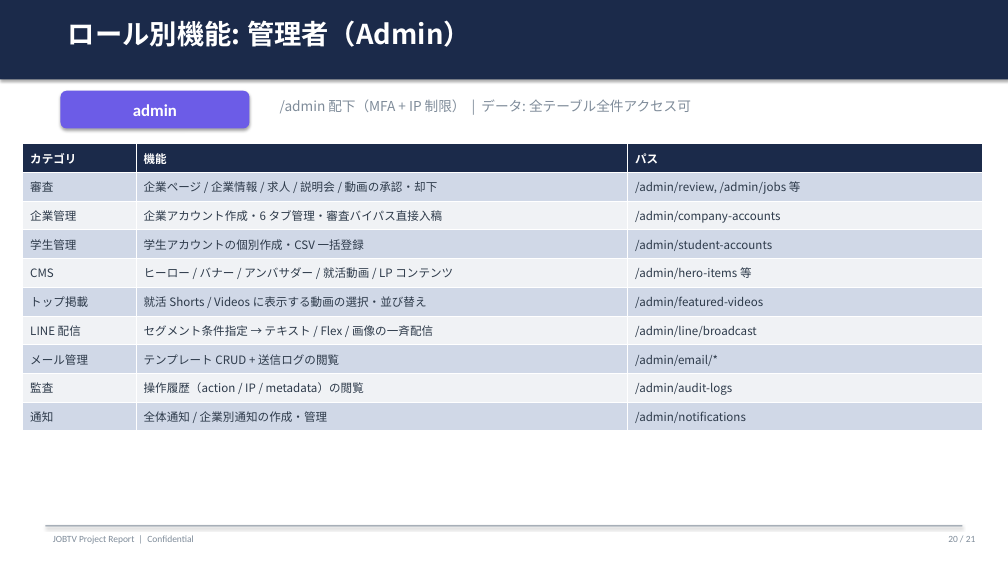
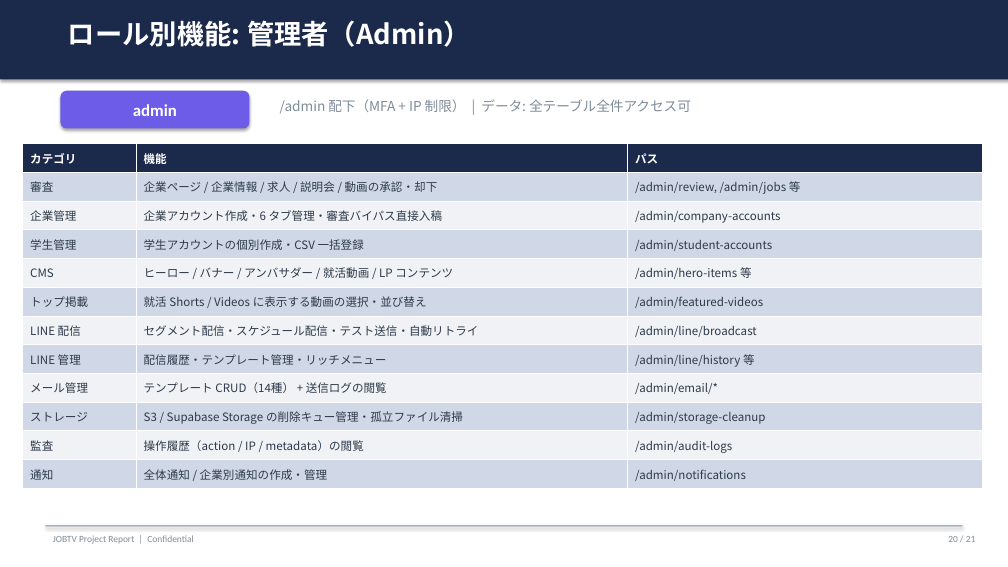
Before and after one commit to o-tatsuki1029/jobtv-app, a slide deck: slide 20 of docs/presentations/jobtv_executive_report.pptx. Drawn at 1008x567 pixels with LibreOffice and Linux fonts; fonts in the diff are those of the drawing. Boxes give left, top, right and bottom in pixels: in the first picture for what was removed or moved away, otherwise in the second. Text is boxed around its words. In the diff, an @@ line names an element or a change of style, - is before the commit and + after.

```diff
--- a/docs/presentations/jobtv_executive_report.pptx
+++ b/docs/presentations/jobtv_executive_report.pptx
@@ table at bbox=[23, 144, 983, 488] @@
-row 7: LINE 配信 | セグメント条件指定 → テキスト / Flex / 画像の一斉配信 | /admin/line/broadcast
-row 8: メール管理 | テンプレート CRUD + 送信ログの閲覧 | /admin/email/*
+row 7: LINE 配信 | セグメント配信・スケジュール配信・テスト送信・自動リトライ | /admin/line/broadcast
+row 8: LINE 管理 | 配信履歴・テンプレート管理・リッチメニュー | /admin/line/history 等
+row 9: メール管理 | テンプレート CRUD（14種） + 送信ログの閲覧 | /admin/email/*
+row 10: ストレージ | S3 / Supabase Storage の削除キュー管理・孤立ファイル清掃 | /admin/storage-cleanup
```
Also in this commit, not shown: 8 other slides changed, 18 other files.
